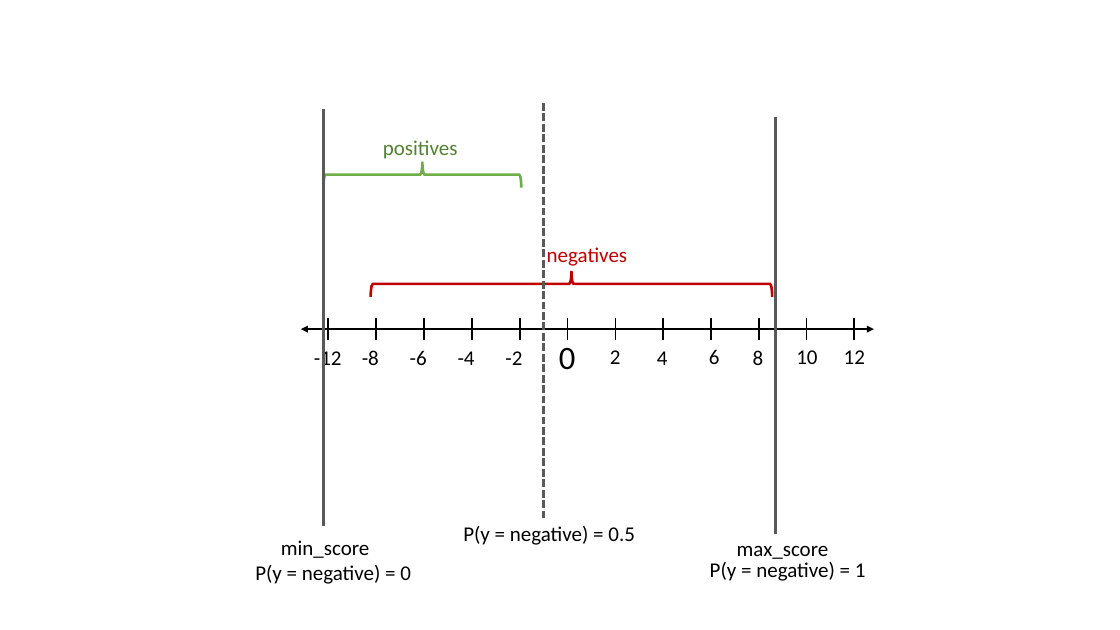
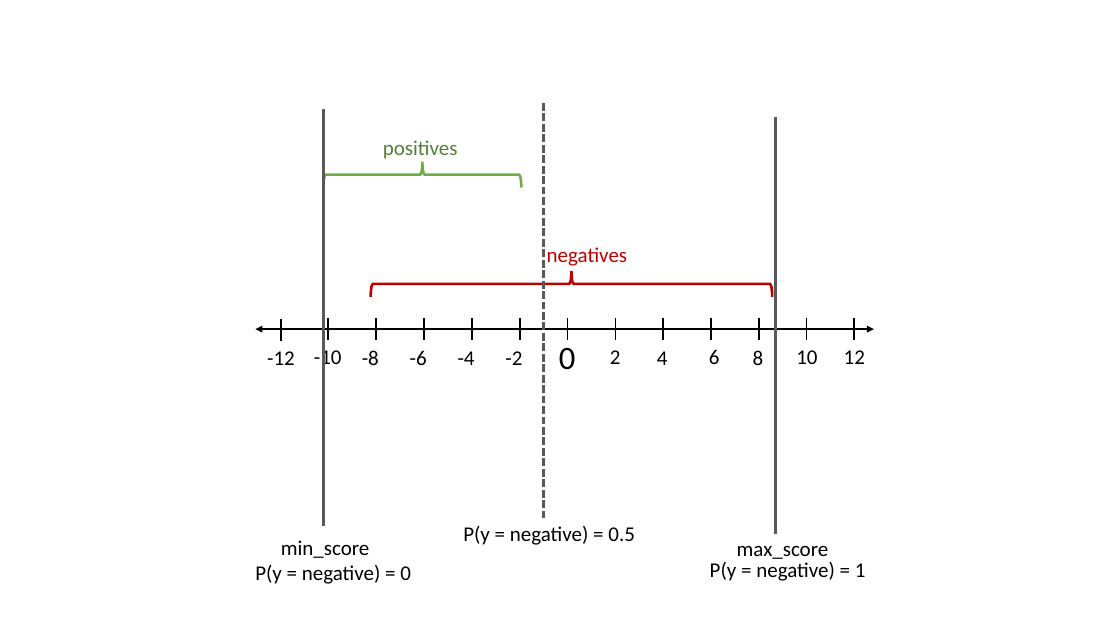
Before and after one commit to ChristophSc/master-thesis, a slide deck: slide 4 of writing/master-thesis/figures/Figures.pptx. Drawn at 1120x630 pixels with LibreOffice and Linux fonts; fonts in the diff are those of the drawing. Boxes give left, top, right and bottom in pixels: in the first picture for what was removed or moved away, otherwise in the second. Text is boxed around its words. In the diff, an @@ line names an element or a change of style, - is before the commit and + after.

```diff
--- a/writing/master-thesis/figures/Figures.pptx
+++ b/writing/master-thesis/figures/Figures.pptx
@@ double arrow moved from (301, 329) - (874, 329) to (255, 329) - (874, 329) @@
@@ line added from (281, 318) to (281, 341), #000000 1.5 pt @@
@@ text "-12" rewrapped from <box>314,347,342,371</box> to <box>267,351,295,365</box> @@
@@ text added at <box>314,347,342,371</box>, 18 pt, text #000000 @@
+-10
```
Also in this commit, not shown: 2 other slides changed, 2 other files.
